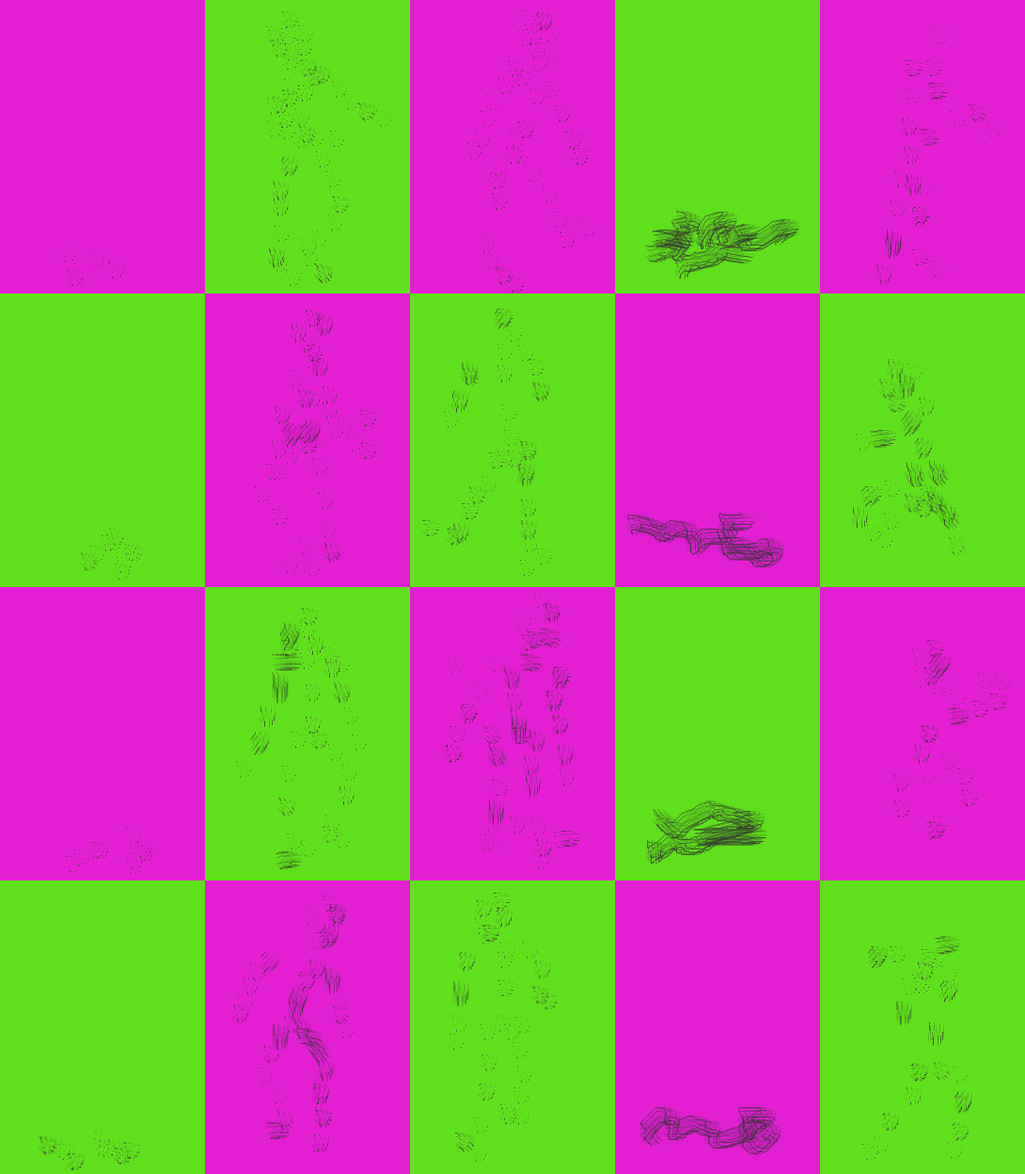
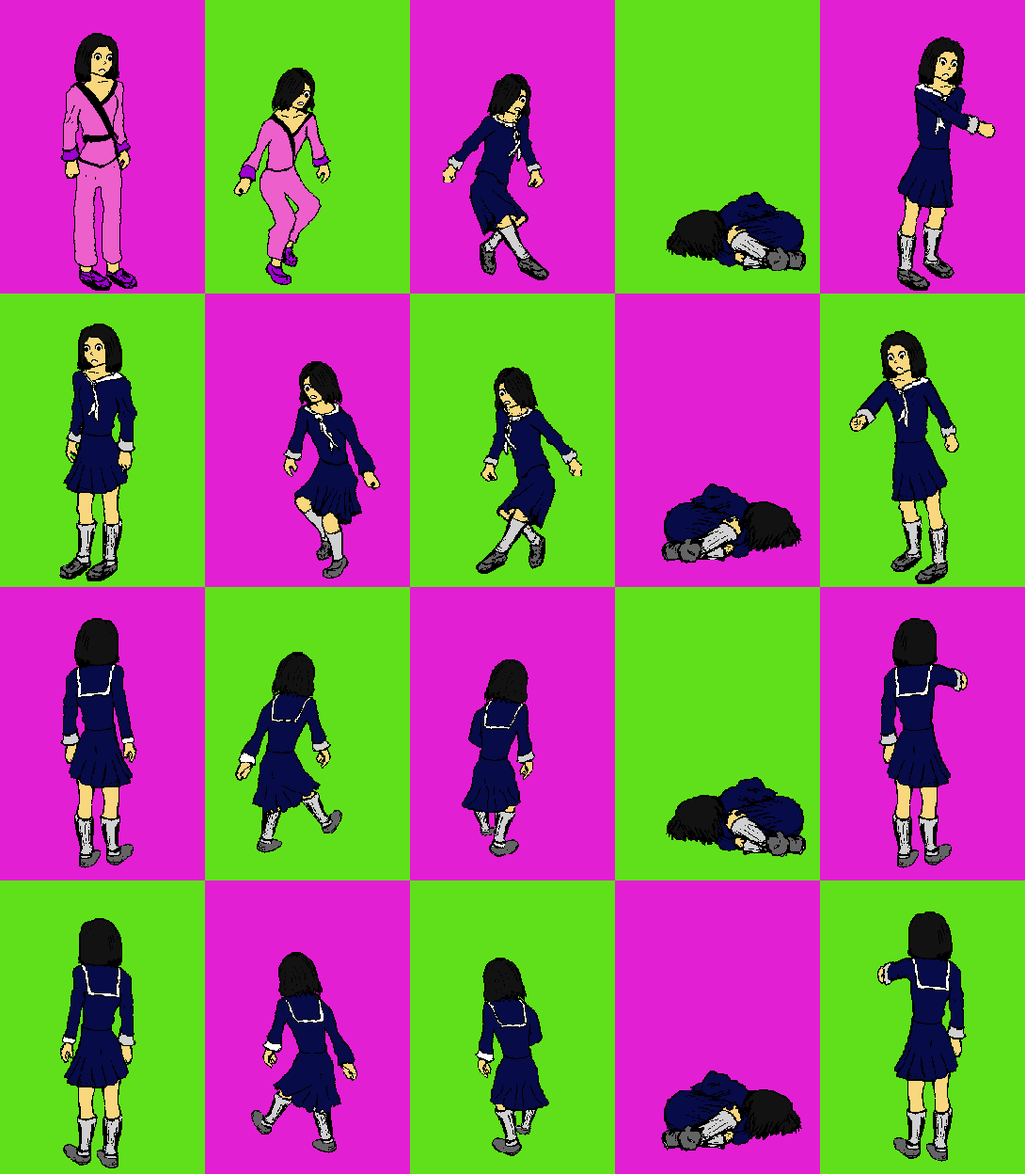
Layer changes from the first 1025x1174 image to the second:
hid "Invisible" over [37, 10, 1012, 1171]
renamed "Pasted Layer #2" to "player pj", showed it, painted on it over [51, 32, 997, 1171]
